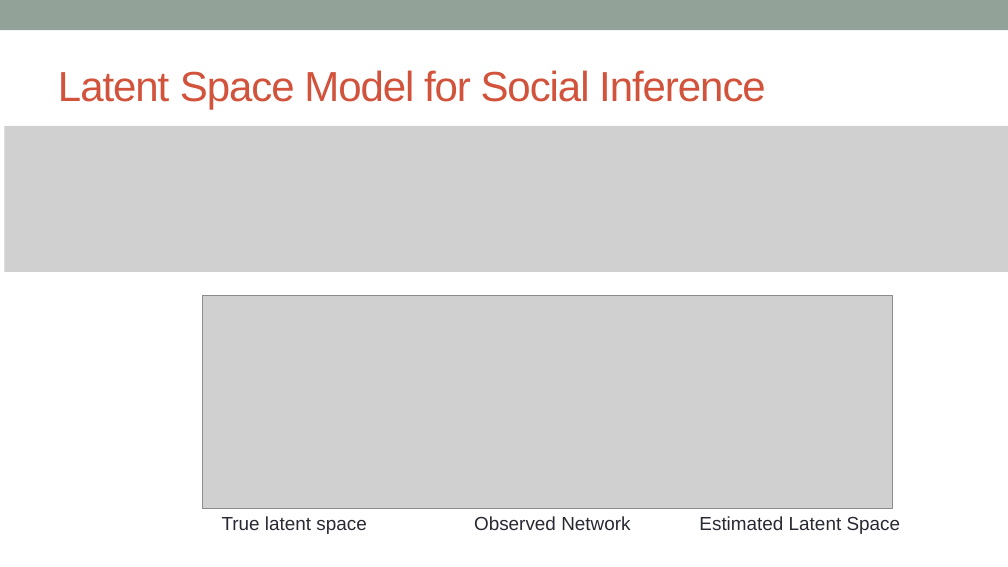
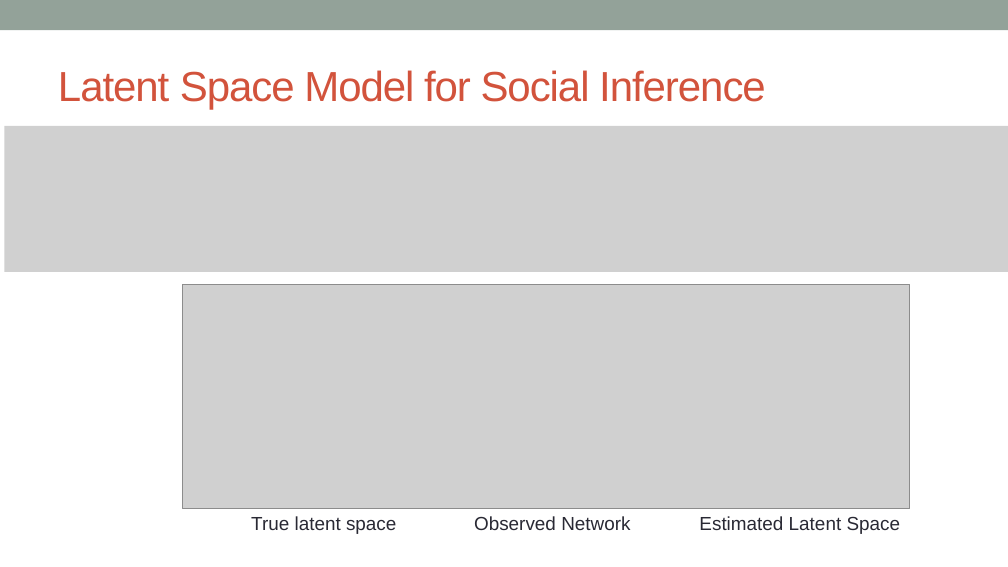
Before and after one commit to ChrisChen0429/courses, a slide deck: slide 7 of Multidimnsnl Scaling:Clusterng/YC-Final-4-17.pptx. Drawn at 1008x567 pixels with LibreOffice and Linux fonts; fonts in the diff are those of the drawing; grey boxes stand for pictures. Boxes give left, top, right and bottom in pixels: in the first picture for what was removed or moved away, otherwise in the second. Text is boxed around its words. In the diff, an @@ line names an element or a change of style, - is before the commit and + after.

```diff
--- a/Multidimnsnl Scaling:Clusterng/YC-Final-4-17.pptx
+++ b/Multidimnsnl Scaling:Clusterng/YC-Final-4-17.pptx
@@ picture: place and size @@
-picture at box(203, 295, 892, 508)
+picture at box(183, 284, 910, 509)
@@ text "True latent space": place and size @@
-text "True latent space" at box(222, 516, 366, 534)
+text "True latent space" at box(251, 516, 396, 534)
```
Also in this commit, not shown: 2 other slides changed, 30 other files.
